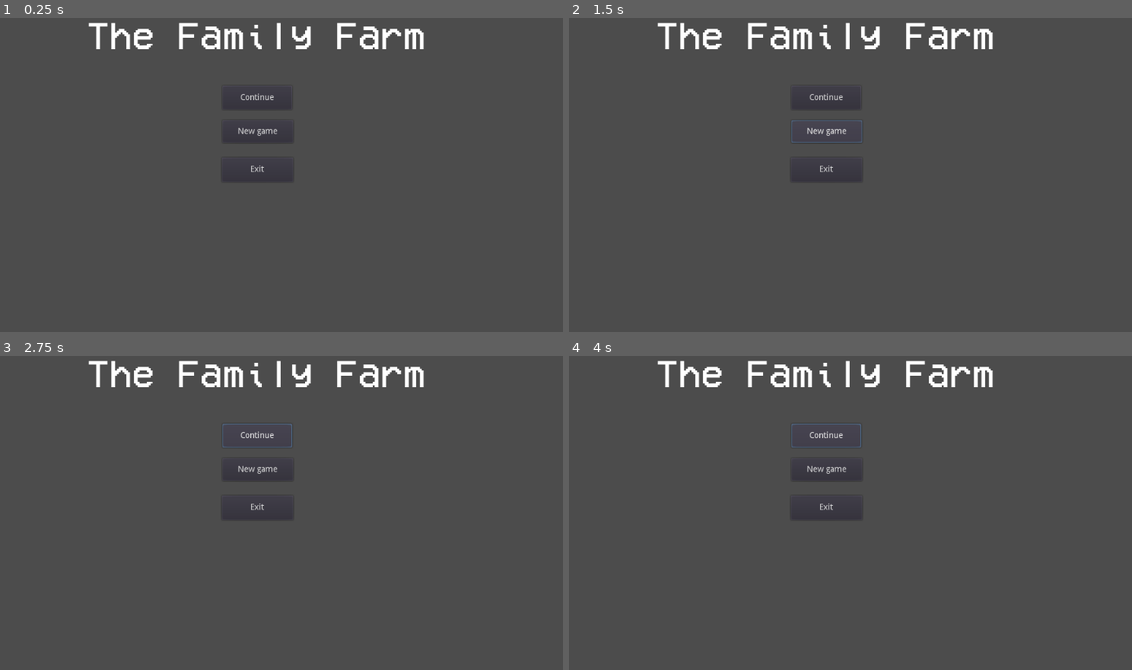
Above: before the commit, frames 1-4 (two rows, left to right).
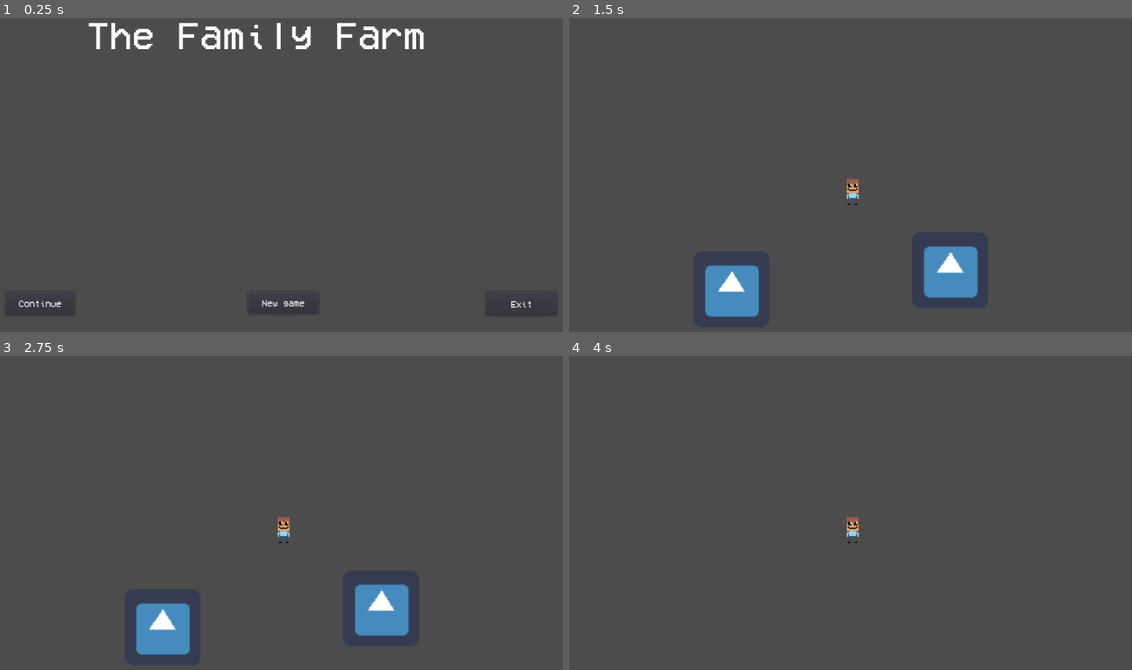
Above: after the commit, the same moments.

Repository: CodeScratcher/Multiplayer-Fighter
Game: Godot game, scene res://Scenes/Playable/Main Menu.tscn
The game is run twice, just before and just after one commit, with the same random seed, the same clock (stepped at 60 frames per second) and the same inputs. The engine's default icon, where the game draws it, is replaced by a stand-in: a white triangle on a blue panel in a dark square.
Inputs (mouse positions are in pixels of both pictures, inside the frame that each line leads up to):
- Up to frame 1 (0.25 s): no input
- Up to frame 2 (1.5 s): click "New game" at 0.5 s; click (827, 131) at 1.25 s, where only the run before the commit has a clickable "New game"
- Up to frame 3 (2.75 s): click (258, 434) at 2 s, where only the run before the commit has a clickable "Continue"
- Up to frame 4 (4 s): click (827, 434) at 2.75 s, where only the run before the commit has a clickable "Continue"; tap Enter at 3.5 s; hold Right (right, bound only after the commit) from 3.53 s (still down); hold Shift (run, bound only after the commit) from 3.53 s (still down)

The runs differ from the first frame. In frame 1, 0.5% of the frame differs, in the area x 1-99%, y 23-95%; in frame 2, 5.2%; in frame 3, 5.2%, in the area x 15-76%, y 1-96%; in frame 4, 2.1%.

Commit message:
Added player, test world, and made the New Game button lead to the game

Diff:
--- /dev/null
+++ b/Godot Resources/SmallPixelFont.tres
@@ -0,0 +1,6 @@
+[gd_resource type="DynamicFont" load_steps=2 format=2]
+
+[ext_resource path="res://Fonts/VCR_OSD_MONO_1.001.ttf" type="DynamicFontData" id=1]
+
+[resource]
+font_data = ExtResource( 1 )
--- a/Scenes/Building Blocks/Player.tscn
+++ b/Scenes/Building Blocks/Player.tscn
@@ -1,15 +1,24 @@
-[gd_scene load_steps=2 format=2]
+[gd_scene load_steps=4 format=2]
+
+[ext_resource path="res://Images/FamilyFarmPlayerMale.png" type="Texture" id=1]
+[ext_resource path="res://Scripts/Player.gd" type="Script" id=2]
 
 [sub_resource type="RectangleShape2D" id=1]
+extents = Vector2( 5, 12 )
 
 [node name="Player" type="Node2D"]
 
 [node name="KinematicBody2D" type="KinematicBody2D" parent="."]
+script = ExtResource( 2 )
 
 [node name="Sprite" type="Sprite" parent="KinematicBody2D"]
+texture = ExtResource( 1 )
 
 [node name="CollisionShape2D" type="CollisionShape2D" parent="KinematicBody2D"]
+visible = false
+position = Vector2( -2, -2 )
 shape = SubResource( 1 )
 
 [node name="Camera2D" type="Camera2D" parent="KinematicBody2D"]
 current = true
+zoom = Vector2( 0.5, 0.5 )
--- a/Scenes/Playable/Main Menu.tscn
+++ b/Scenes/Playable/Main Menu.tscn
@@ -1,7 +1,8 @@
-[gd_scene load_steps=4 format=2]
+[gd_scene load_steps=5 format=2]
 
-[ext_resource path="res://Scripts/PeerToPeer.gd" type="Script" id=1]
+[ext_resource path="res://Godot Resources/SmallPixelFont.tres" type="DynamicFont" id=1]
 [ext_resource path="res://Fonts/VCR_OSD_MONO_1.001.ttf" type="DynamicFontData" id=2]
+[ext_resource path="res://Scripts/ButtonChangeScene.gd" type="Script" id=3]
 
 [sub_resource type="DynamicFont" id=1]
 size = 64
@@ -14,49 +15,54 @@
 margin_top = -8.0
 margin_right = -8.0
 margin_bottom = -8.0
-script = ExtResource( 1 )
 __meta__ = {
+"_edit_horizontal_guides_": [ 656.0 ],
 "_edit_use_anchors_": false
 }
 
-[node name="Label" type="Label" parent="."]
-margin_left = 185.456
-margin_top = 9.41422
-margin_right = 1217.46
-margin_bottom = 193.414
+[node name="Title" type="Label" parent="."]
+margin_left = 185.0
+margin_top = 9.0
+margin_right = 768.0
+margin_bottom = 193.0
 custom_fonts/font = SubResource( 1 )
 text = "The Family Farm"
 __meta__ = {
 "_edit_use_anchors_": false
 }
 
-[node name="Button" type="Button" parent="."]
-margin_left = 413.373
-margin_top = 182.828
-margin_right = 532.373
-margin_bottom = 220.828
+[node name="New" type="Button" parent="."]
+margin_left = 456.0
+margin_top = 472.0
+margin_right = 575.0
+margin_bottom = 510.0
+custom_fonts/font = ExtResource( 1 )
 text = "New game"
+script = ExtResource( 3 )
 __meta__ = {
 "_edit_use_anchors_": false
 }
 
-[node name="Button2" type="Button" parent="."]
-margin_left = 413.13
-margin_top = 124.757
-margin_right = 530.13
-margin_bottom = 164.757
+[node name="Continue" type="Button" parent="."]
+margin_left = 48.0
+margin_top = 472.0
+margin_right = 165.0
+margin_bottom = 512.0
+custom_fonts/font = ExtResource( 1 )
 text = "Continue"
 __meta__ = {
 "_edit_use_anchors_": false,
 "_editor_description_": ""
 }
 
-[node name="Button3" type="Button" parent="."]
-margin_left = 411.586
-margin_top = 246.172
-margin_right = 531.586
-margin_bottom = 287.172
+[node name="Exit" type="Button" parent="."]
+margin_left = 856.0
+margin_top = 472.0
+margin_right = 976.0
+margin_bottom = 513.0
+custom_fonts/font = ExtResource( 1 )
 text = "Exit"
 __meta__ = {
 "_edit_use_anchors_": false
 }
+[connection signal="pressed" from="New" to="New" method="on_press"]
--- /dev/null
+++ b/Scenes/Playable/World.tscn
@@ -0,0 +1,16 @@
+[gd_scene load_steps=3 format=2]
+
+[ext_resource path="res://Scenes/Building Blocks/Player.tscn" type="PackedScene" id=1]
+[ext_resource path="res://Images/icon.png" type="Texture" id=2]
+
+[node name="World" type="Node2D"]
+
+[node name="icon" type="Sprite" parent="."]
+position = Vector2( -104, 80 )
+texture = ExtResource( 2 )
+
+[node name="icon2" type="Sprite" parent="."]
+position = Vector2( 80, 64 )
+texture = ExtResource( 2 )
+
+[node name="Player" parent="." instance=ExtResource( 1 )]
--- /dev/null
+++ b/Scripts/ButtonChangeScene.gd
@@ -0,0 +1,9 @@
+extends Button
+
+export var path = "res://Scenes/Playable/World.tscn"
+# Declare member variables here. Examples:
+# var a = 2
+# var b = "text"
+
+func on_press():
+	get_tree().change_scene(path)
--- a/Scripts/Global.gd
+++ /dev/null
@@ -1,11 +0,0 @@
-
-
-
-extends Node
-
-var current_scene = null
-var which_ip:int
-func _ready():
-	var root = get_tree().get_root()
-	print_debug(root)
-	current_scene = root.get_child(root.get_child_count() - 1)
--- a/Scripts/PeerToPeer.gd
+++ /dev/null
@@ -1,17 +0,0 @@
-extends Control
-func _on_Host_pressed():
-	var peer = NetworkedMultiplayerENet.new()
-	peer.create_server(3000, 10)
-
-func _on_Join_pressed():
-	var peer = NetworkedMultiplayerENet.new()
-	peer.create_client($IP.text, 3000)
-	print_debug($IP.text)
-	get_tree().set_network_peer(peer)
-
-sync func receiveMessage(id, text):
-	$Label.text = text
-func _on_Send_pressed():
-	rpc("recieveMessage", get_tree().get_network_unique_id(), $ToSend.text)
-func work():
-	print_debug("")
--- /dev/null
+++ b/Scripts/Player.gd
@@ -0,0 +1,35 @@
+extends KinematicBody2D
+export var max_speed = 100
+export var accel = 10
+export var decel = 0.2
+export var max_run_speed = 200
+export var run_accel = 15
+export var run_decel = 0.2
+var motion = Vector2()
+# Called when the node enters the scene tree for the first time.
+func _ready():
+	pass # Replace with function body.
+# Called every frame. 'delta' is the elapsed time since the previous frame.
+func _physics_process(delta):
+	var cur_max = max_speed
+	var cur_accel = accel
+	var cur_decel = decel
+	if Input.is_action_pressed("run"):
+		cur_max = max_run_speed
+		cur_accel = run_accel
+		cur_decel = run_decel
+	motion.x = clamp(motion.x, -cur_max, cur_max)
+	motion.y = clamp(motion.y, -cur_max, cur_max)
+	if Input.is_action_pressed("up"):
+		motion.y -= cur_accel
+	elif Input.is_action_pressed("down"):
+		motion.y += cur_accel
+	else:
+		motion.y = lerp(motion.y, 0, cur_decel)
+	if Input.is_action_pressed("left"):
+		motion.x -= cur_accel
+	elif Input.is_action_pressed("right"):
+		motion.x += cur_accel
+	else:
+		motion.x = lerp(motion.x, 0, cur_decel)
+	move_and_collide(motion)
--- a/Scripts/chat.gd
+++ /dev/null
@@ -1,16 +0,0 @@
-extends Control
-
-
-# Declare member variables here. Examples:
-# var a = 2
-# var b = "text"
-
-
-# Called when the node enters the scene tree for the first time.
-func _ready():
-	pass # Replace with function body.
-
-
-# Called every frame. 'delta' is the elapsed time since the previous frame.
-#func _process(delta):
-#	pass
--- a/project.godot
+++ b/project.godot
@@ -19,9 +19,37 @@
 run/main_scene="res://Scenes/Playable/Main Menu.tscn"
 config/icon="res://Images/icon.png"
 
-[autoload]
+[input]
 
-Global="*res://Scripts/Global.gd"
+up={
+"deadzone": 0.5,
+"events": [ Object(InputEventKey,"resource_local_to_scene":false,"resource_name":"","device":0,"alt":false,"shift":false,"control":false,"meta":false,"command":false,"pressed":false,"scancode":16777232,"unicode":0,"echo":false,"script":null)
+, Object(InputEventKey,"resource_local_to_scene":false,"resource_name":"","device":0,"alt":false,"shift":false,"control":false,"meta":false,"command":false,"pressed":false,"scancode":87,"unicode":0,"echo":false,"script":null)
+ ]
+}
+run={
+"deadzone": 0.5,
+"events": [ Object(InputEventKey,"resource_local_to_scene":false,"resource_name":"","device":0,"alt":false,"shift":false,"control":false,"meta":false,"command":false,"pressed":false,"scancode":16777237,"unicode":0,"echo":false,"script":null)
+ ]
+}
+left={
+"deadzone": 0.5,
+"events": [ Object(InputEventKey,"resource_local_to_scene":false,"resource_name":"","device":0,"alt":false,"shift":false,"control":false,"meta":false,"command":false,"pressed":false,"scancode":65,"unicode":0,"echo":false,"script":null)
+, Object(InputEventKey,"resource_local_to_scene":false,"resource_name":"","device":0,"alt":false,"shift":false,"control":false,"meta":false,"command":false,"pressed":false,"scancode":16777231,"unicode":0,"echo":false,"script":null)
+ ]
+}
+right={
+"deadzone": 0.5,
+"events": [ Object(InputEventKey,"resource_local_to_scene":false,"resource_name":"","device":0,"alt":false,"shift":false,"control":false,"meta":false,"command":false,"pressed":false,"scancode":16777233,"unicode":0,"echo":false,"script":null)
+, Object(InputEventKey,"resource_local_to_scene":false,"resource_name":"","device":0,"alt":false,"shift":false,"control":false,"meta":false,"command":false,"pressed":false,"scancode":68,"unicode":0,"echo":false,"script":null)
+ ]
+}
+down={
+"deadzone": 0.5,
+"events": [ Object(InputEventKey,"resource_local_to_scene":false,"resource_name":"","device":0,"alt":false,"shift":false,"control":false,"meta":false,"command":false,"pressed":false,"scancode":16777234,"unicode":0,"echo":false,"script":null)
+, Object(InputEventKey,"resource_local_to_scene":false,"resource_name":"","device":0,"alt":false,"shift":false,"control":false,"meta":false,"command":false,"pressed":false,"scancode":83,"unicode":0,"echo":false,"script":null)
+ ]
+}
 
 [rendering]
 
Binary file added: Images/FamilyFarmPlayerMale.png
Not shown, added: Images/FamilyFarmPlayerMale.png.import
